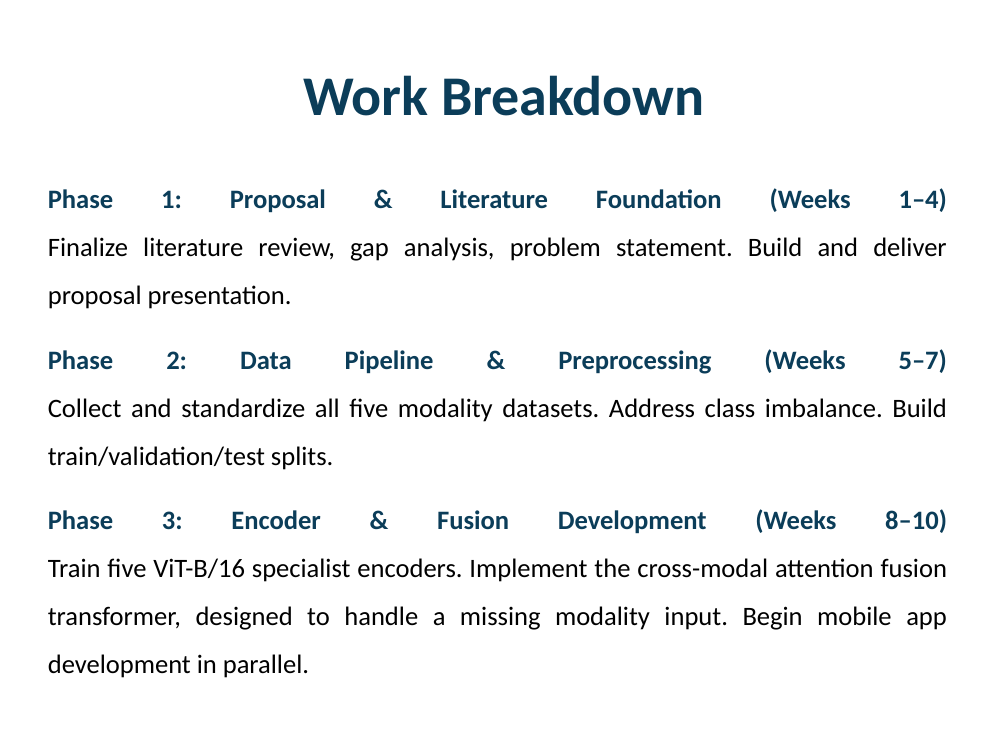
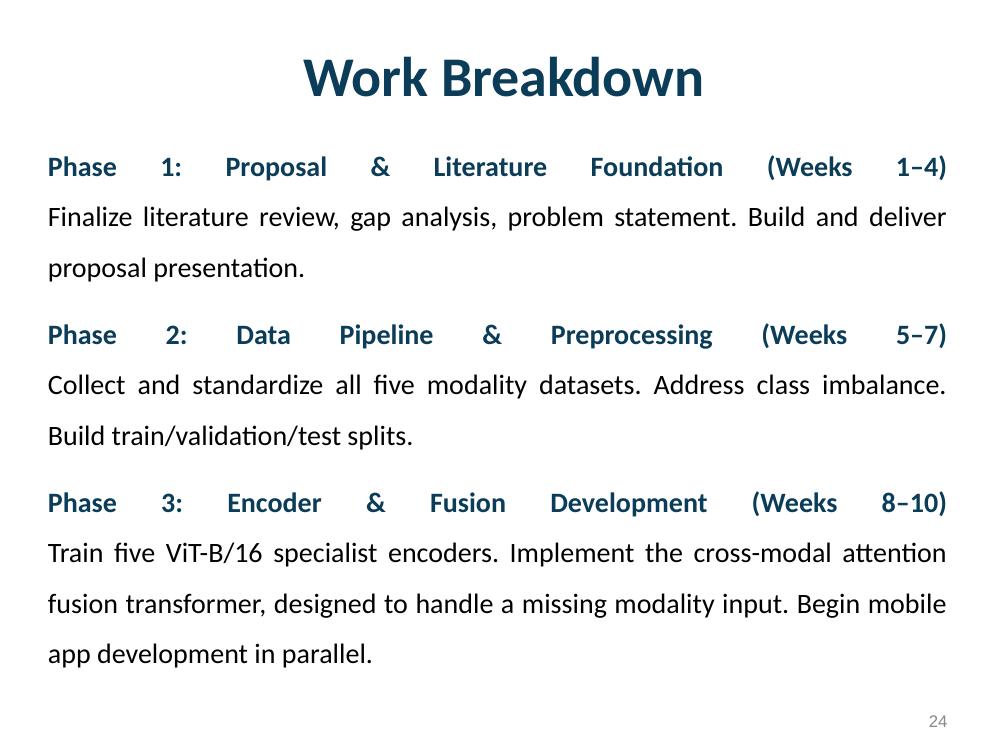
Before and after one commit to Jaffar-Kazmi/GLANCE, a slide deck: slide 24 of docs/proposal/slides.pptx (slide 23 before the commit). Drawn at 1008x756 pixels with LibreOffice and Linux fonts; fonts in the diff are those of the drawing; background and template pictures are left out. Boxes give left, top, right and bottom in pixels: in the first picture for what was removed or moved away, otherwise in the second. Text is boxed around its words. In the diff, an @@ line names an element or a change of style, - is before the commit and + after.

```diff
--- a/docs/proposal/slides.pptx
+++ b/docs/proposal/slides.pptx
@@ title "Work Breakdown" moved from (x1=303, y1=75, x2=705, y2=116) to (x1=303, y1=56, x2=705, y2=97) @@
@@ text "Phase 1: Proposal & Literature ..." moved from (x1=48, y1=188, x2=947, y2=630) to (x1=48, y1=155, x2=947, y2=668) @@
@@ text "Phase 1: Proposal & Literature ..." at (x1=48, y1=155, x2=947, y2=668): size 19 to 20 pt @@
@@ page number added at (x1=929, y1=715, x2=948, y2=727), 12 pt, text #888888 @@
+24
```
Also in this commit, not shown: 24 other slides changed, 5 slides added, 1 slide removed.
